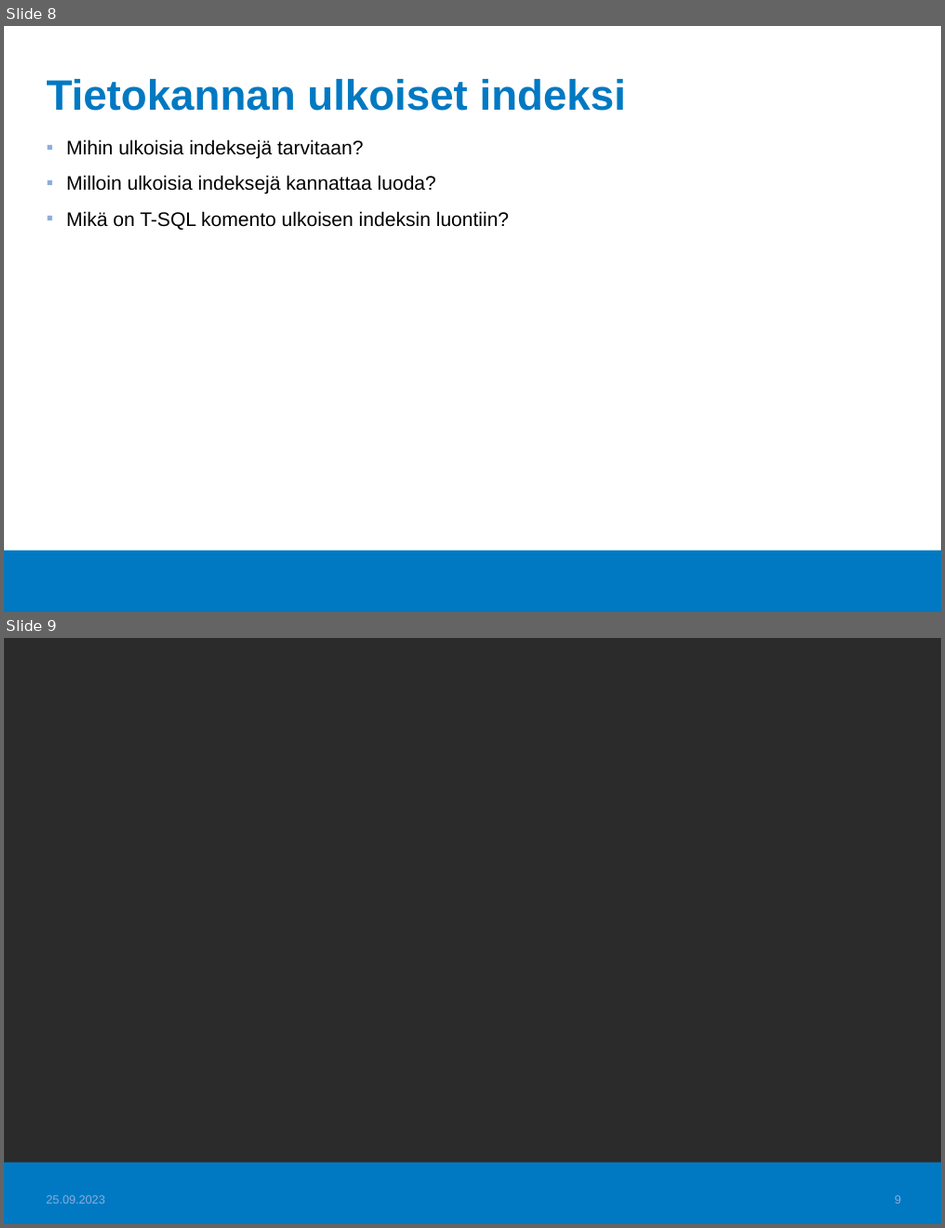
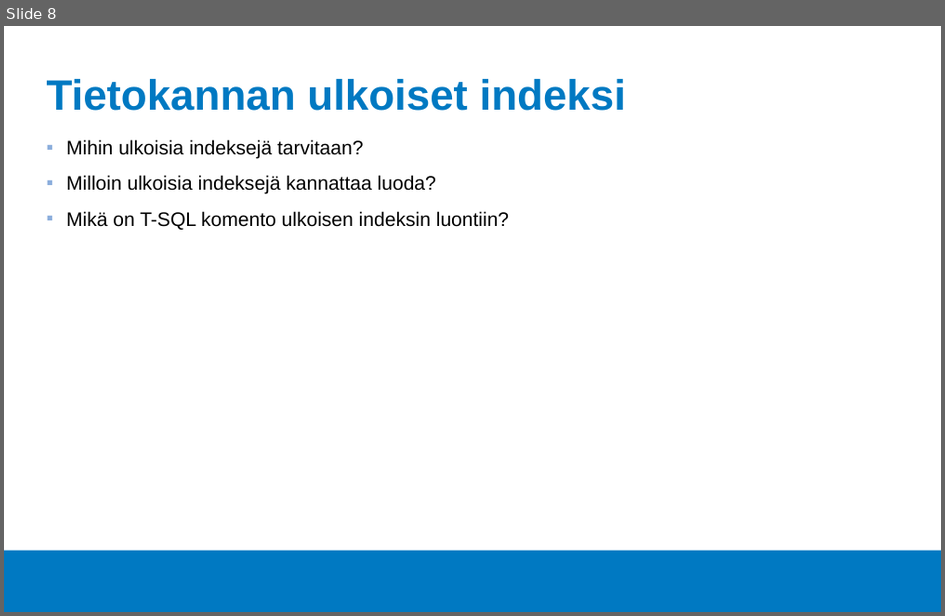
Before and after one commit to Tietokantahallinta/Tietokantahallinta.github.io, a slide deck: luennot/viikko01/Luentokalvot_01.odp. Shown one above the other, each under a label of ours: slides 8 and 9 before the commit, slide 8 after it. The pictures are 945x1228 and 945x616 pixels, drawn with LibreOffice and Linux fonts; fonts in the diff are those of the drawing; background and template pictures are left out; a plain dark background stands for a picture behind light text. Boxes give left, top, right and bottom in pixels: in the first picture for what was removed or moved away, otherwise in the second. Text is boxed around its words. In the diff, an @@ line names an element or a change of style, - is before the commit and + after.

```diff
--- a/luennot/viikko01/Luentokalvot_01.odp
+++ b/luennot/viikko01/Luentokalvot_01.odp
@@ slide 9 removed at (4,638,941,1224), background picture (left out); not listed: 1 template element that a slide beside it also shows @@
@@ text removed at (46,1195,104,1203) @@
-25.09.2023
@@ page number removed at (895,1195,901,1203) @@
-9
```
Also in this commit, not shown: 2 slides changed, 1 slide added, 11 other files.
